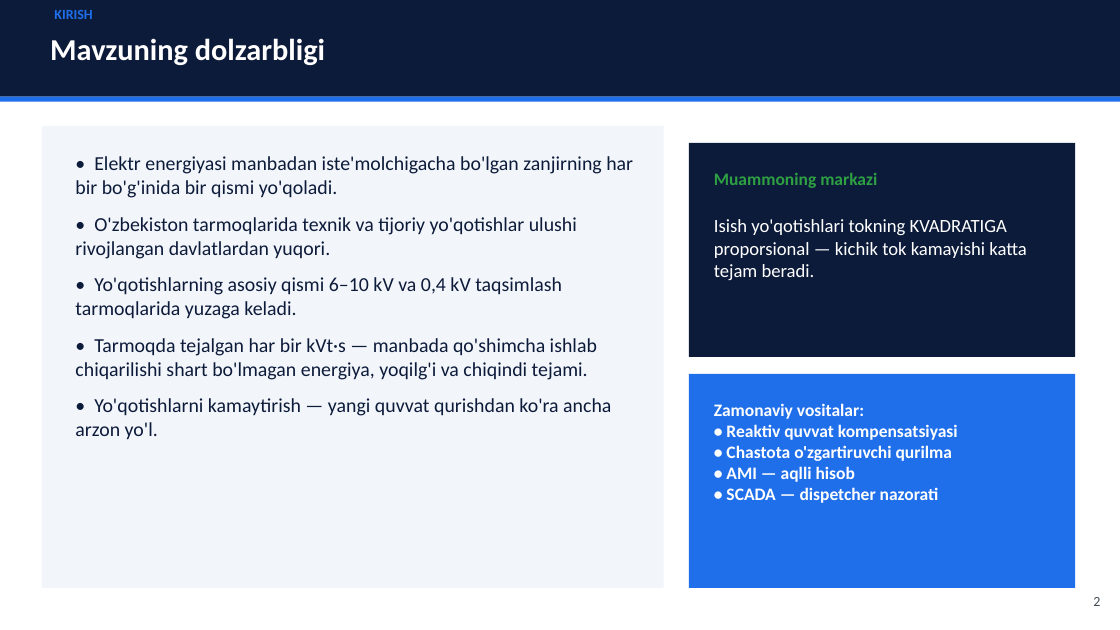
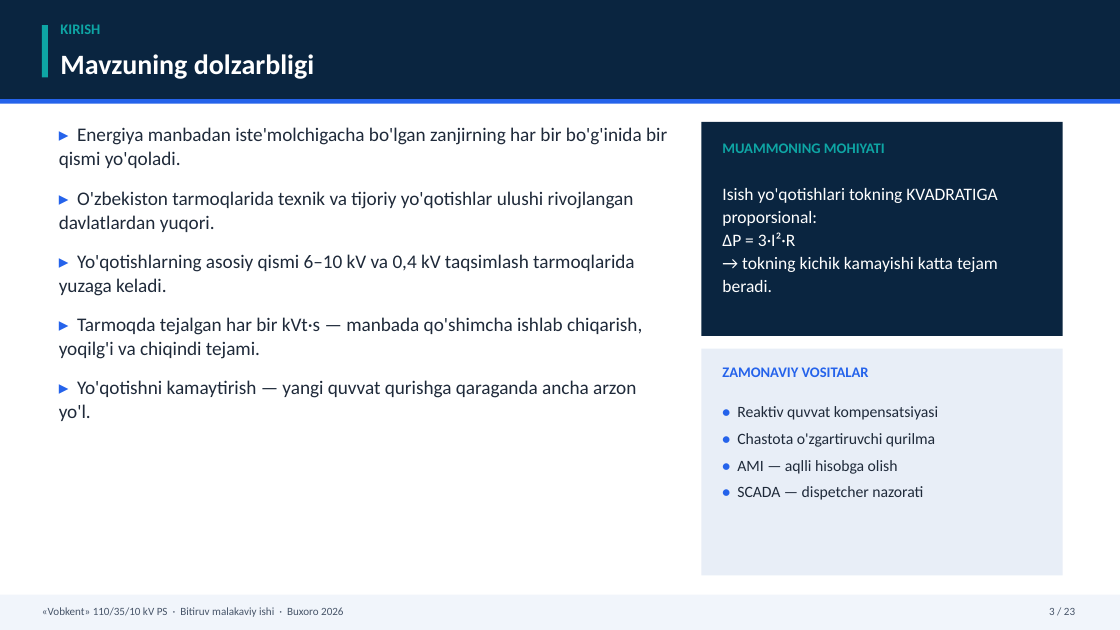
Before and after one commit to sherzod6114/-C-Users-Sherzod-Desktop-BMI_final_v5.docx-, a slide deck: slide 3 of Prezentatsiya_Vobkent_BMI.pptx (slide 2 before the commit). Drawn at 1120x630 pixels with LibreOffice and Linux fonts; fonts in the diff are those of the drawing. Boxes give left, top, right and bottom in pixels: in the first picture for what was removed or moved away, otherwise in the second. Text is boxed around its words. In the diff, an @@ line names an element or a change of style, - is before the commit and + after.

```diff
--- a/Prezentatsiya_Vobkent_BMI.pptx
+++ b/Prezentatsiya_Vobkent_BMI.pptx
@@ rectangle at (x1=0, y1=0, x2=1120, y2=99): fill #0D1B3A to #0A2540 @@
@@ rectangle added at (x1=42, y1=25, x2=48, y2=77), fill #0EA5A4 @@
@@ text "KIRISH" moved from (x1=54, y1=10, x2=92, y2=19) to (x1=60, y1=24, x2=100, y2=34) @@
@@ text "KIRISH" at (x1=60, y1=24, x2=100, y2=34): size 12 to 12.5 pt, text colour #1F6FEB to #0EA5A4 @@
@@ text "Mavzuning dolzarbligi" moved from (x1=50, y1=38, x2=325, y2=65) to (x1=60, y1=54, x2=314, y2=79) @@
@@ text "Mavzuning dolzarbligi" at (x1=60, y1=54, x2=314, y2=79): size 26 to 24 pt; vertical alignment middle to top @@
@@ rectangle at (x1=0, y1=99, x2=1120, y2=104): fill #1F6FEB to #2563EB @@
@@ rectangle removed at (x1=42, y1=126, x2=664, y2=588) @@
@@ text at (x1=59, y1=127, x2=667, y2=421): text changed; size 17 to 16.5 pt; text colour #0D1B3A to #1F2A3A @@
-• Elektr energiyasi manbadan iste'molchigacha bo'lgan zanjirning har bir bo'g'inida bir qismi yo'qoladi.
-• O'zbekiston tarmoqlarida texnik va tijoriy yo'qotishlar ulushi rivojlangan davlatlardan yuqori.
-• Yo'qotishlarning asosiy qismi 6–10 kV va 0,4 kV taqsimlash tarmoqlarida yuzaga keladi.
-• Tarmoqda tejalgan har bir kVt·s — manbada qo'shimcha ishlab chiqarilishi shart bo'lmagan energiya, yoqilg'i va chiqindi tejami.
-• Yo'qotishlarni kamaytirish — yangi quvvat qurishdan ko'ra ancha arzon yo'l.
+▸ Energiya manbadan iste'molchigacha bo'lgan zanjirning har bir bo'g'inida bir qismi yo'qoladi.
+▸ O'zbekiston tarmoqlarida texnik va tijoriy yo'qotishlar ulushi rivojlangan davlatlardan yuqori.
+▸ Yo'qotishlarning asosiy qismi 6–10 kV va 0,4 kV taqsimlash tarmoqlarida yuzaga keladi.
+▸ Tarmoqda tejalgan har bir kVt·s — manbada qo'shimcha ishlab chiqarish, yoqilg'i va chiqindi tejami.
+▸ Yo'qotishni kamaytirish — yangi quvvat qurishga qaraganda ancha arzon yo'l.
@@ rectangle at (x1=702, y1=122, x2=1063, y2=336): fill #0D1B3A to #0A2540 @@
@@ rectangle resized from (x1=689, y1=143, x2=1075, y2=357) to (x1=702, y1=122, x2=1063, y2=336) @@
@@ text at (x1=722, y1=143, x2=885, y2=153): text changed; size 15 to 12.5 pt; text colour #2EA043 to #0EA5A4 @@
-Muammoning markazi
+MUAMMONING MOHIYATI
@@ text at (x1=722, y1=188, x2=998, y2=292): text changed; size 16 to 15 pt @@
-Isish yo'qotishlari tokning KVADRATIGA proporsional — kichik tok kamayishi katta tejam beradi.
+Isish yo'qotishlari tokning KVADRATIGA proporsional:
+ΔP = 3·I²·R
+→ tokning kichik kamayishi katta tejam beradi.
@@ rectangle resized from (x1=689, y1=374, x2=1075, y2=588) to (x1=702, y1=349, x2=1063, y2=576) @@
@@ rectangle at (x1=702, y1=349, x2=1063, y2=576): fill #1F6FEB to #E8EEF7 @@
@@ text added at (x1=722, y1=367, x2=869, y2=377), 12.5 pt, text #2563EB, bold @@
+ZAMONAVIY VOSITALAR
@@ text at (x1=737, y1=406, x2=938, y2=500): text changed; size 15 to 13.5 pt; text colour #FFFFFF to #1F2A3A; bold off @@
-Zamonaviy vositalar:
-• Reaktiv quvvat kompensatsiyasi
-• Chastota o'zgartiruvchi qurilma
-• AMI — aqlli hisob
-• SCADA — dispetcher nazorati
+• Reaktiv quvvat kompensatsiyasi
+• Chastota o'zgartiruvchi qurilma
+• AMI — aqlli hisobga olish
+• SCADA — dispetcher nazorati
@@ rectangle added at (x1=0, y1=595, x2=1120, y2=630), fill #F1F5FB @@
@@ text removed at (x1=1093, y1=597, x2=1100, y2=606) @@
-2
@@ text added at (x1=42, y1=607, x2=343, y2=617), 9.5 pt, text #475569 @@
+«Vobkent» 110/35/10 kV PS · Bitiruv malakaviy ishi · Buxoro 2026
@@ text added at (x1=1049, y1=608, x2=1075, y2=615), 9.5 pt, text #475569 @@
+3 / 23
```
Also in this commit, not shown: 10 other slides changed, 12 slides added, 6 slides removed, 16 other files.
